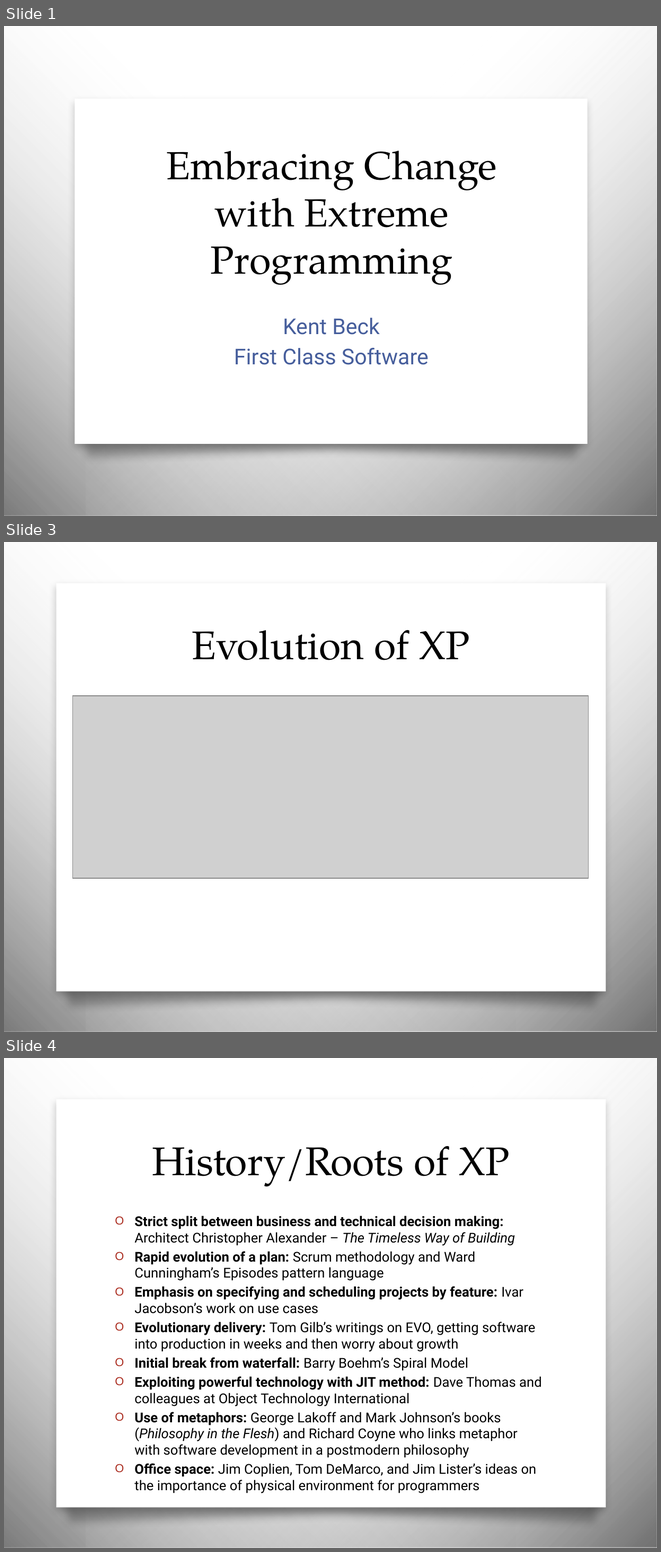
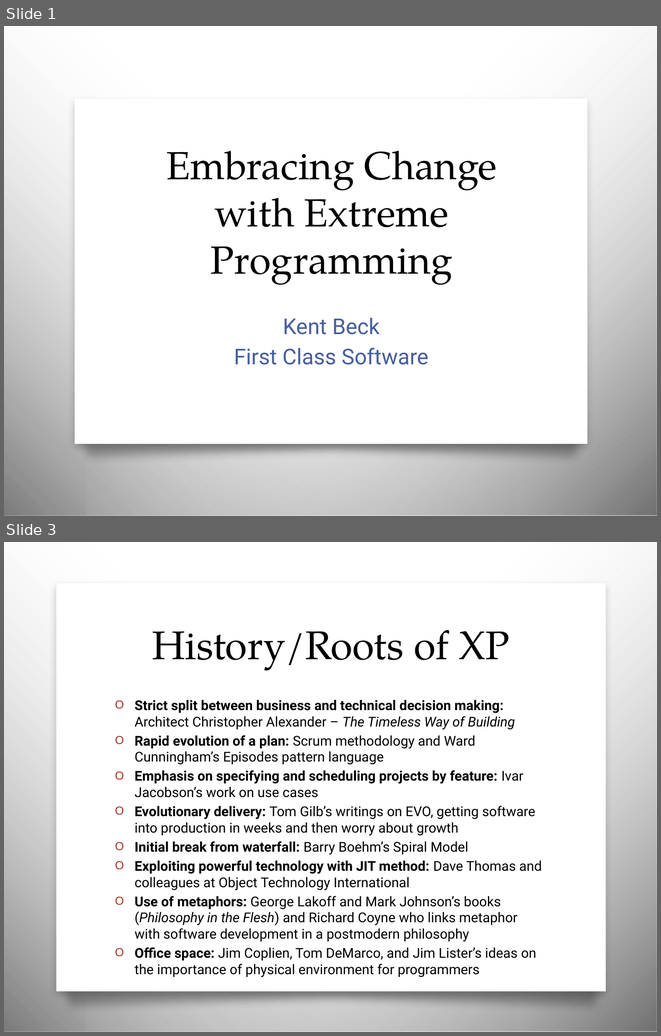
Before and after one commit to msnyde8/COSC617, a slide deck: Readings/Embracing Change with Extreme Programming - MJS.pptx. Shown one above the other, each under a label of ours: slides 1, 3 and 4 before the commit, slides 1 and 3 after it; the slides between them are not shown. The pictures are 661x1552 and 661x1036 pixels, drawn with LibreOffice and Linux fonts; fonts in the diff are those of the drawing; grey boxes stand for pictures; background and template pictures are left out. Boxes give left, top, right and bottom in pixels: in the first picture for what was removed or moved away, otherwise in the second. Text is boxed around its words. In the diff, an @@ line names an element or a change of style, - is before the commit and + after.

```diff
--- a/Readings/Embracing Change with Extreme Programming - MJS.pptx
+++ b/Readings/Embracing Change with Extreme Programming - MJS.pptx
@@ slide 3 removed at box(4, 542, 657, 1032), background picture (left out); not listed: 4 template elements that a slide beside it also shows @@
@@ title removed at box(192, 630, 470, 660) @@
-Evolution of XP
@@ picture removed at box(72, 696, 589, 877) @@
@@ what was slide 4 is now slide 3 @@
```
Also in this commit, not shown: 10 slides changed, 2 slides added, 4 other slides removed, 2 other files.
